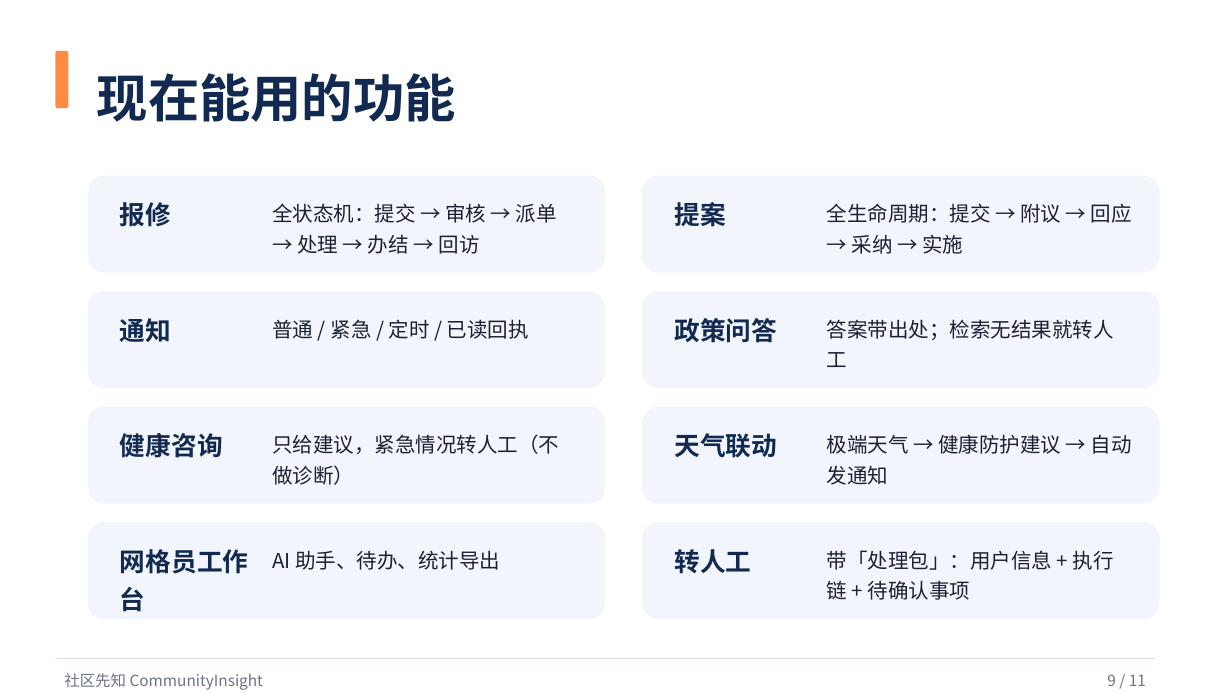
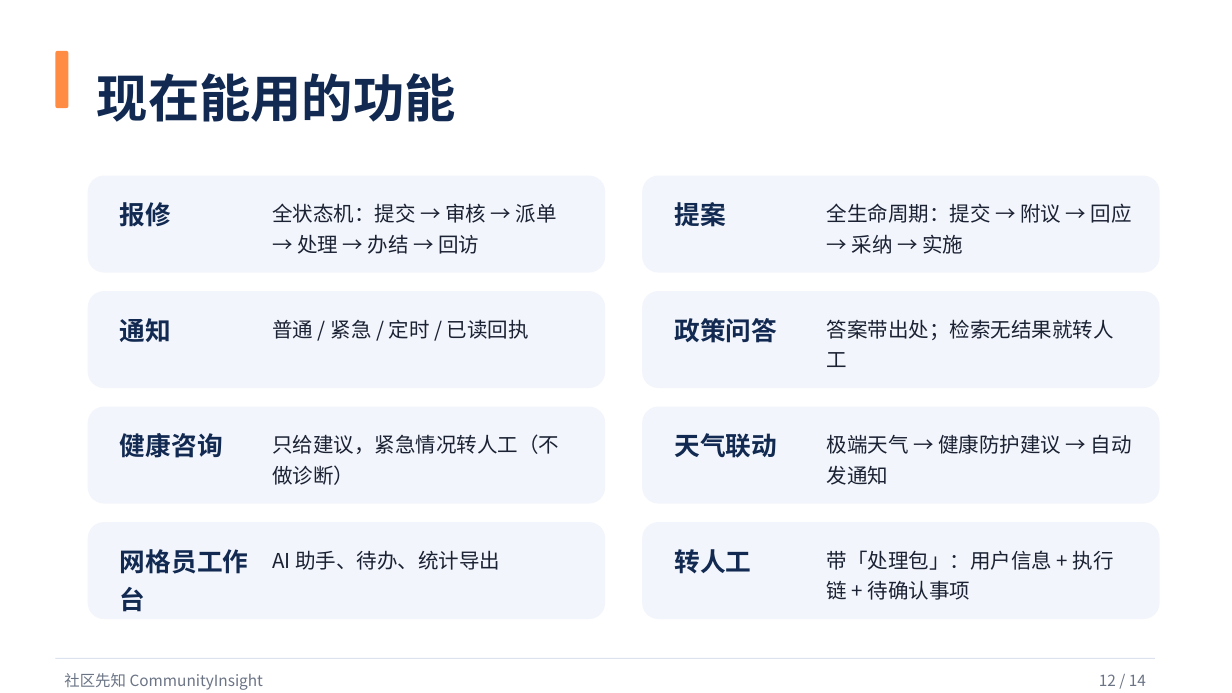
Before and after one commit to woshuofengsu/campus-insight-agent, a slide deck: slide 12 of docs/competition/9月22日路演-社区先知.pptx (slide 9 before the commit). Drawn at 1232x693 pixels with LibreOffice and Linux fonts; fonts in the diff are those of the drawing. Boxes give left, top, right and bottom in pixels: in the first picture for what was removed or moved away, otherwise in the second. Text is boxed around its words. In the diff, an @@ line names an element or a change of style, - is before the commit and + after.

```diff
--- a/docs/competition/9月22日路演-社区先知.pptx
+++ b/docs/competition/9月22日路演-社区先知.pptx
@@ text at box(1099, 674, 1146, 686): text changed @@
-9 / 11
+12 / 14
```
Also in this commit, not shown: 6 other slides changed, 6 slides added, 3 slides removed, 25 other files.
